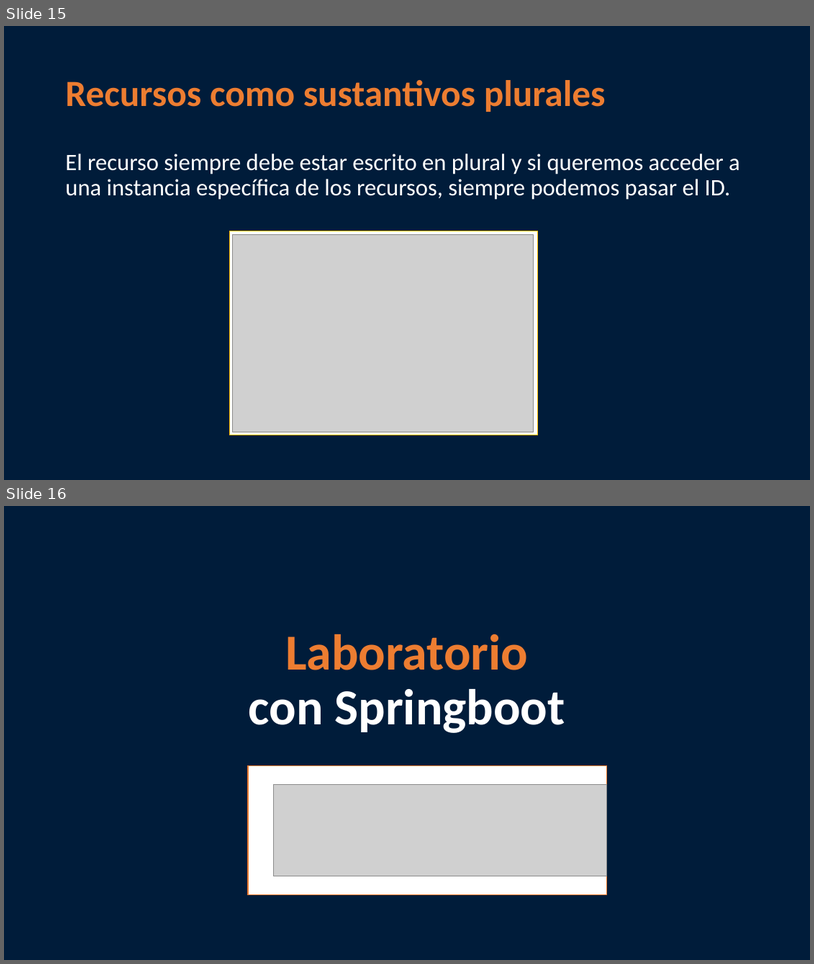
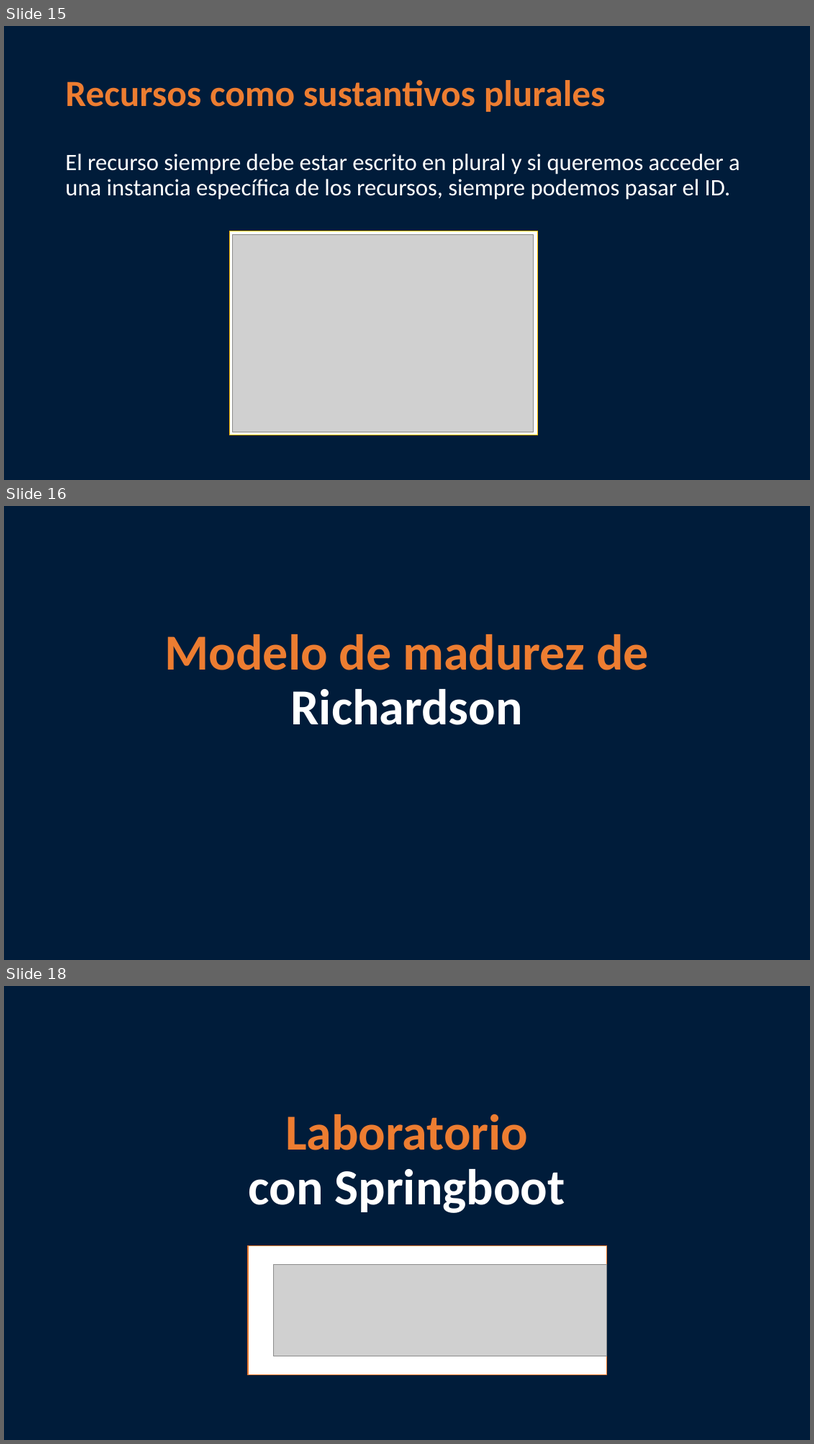
Before and after one commit to miguel-armas-unmsm/demo-restful-api, a slide deck: theory/REST.pptx. Shown one above the other, each under a label of ours: slides 15 and 16 before the commit, slides 15, 16 and 18 after it; the slides between them are not shown. The pictures are 814x964 and 814x1444 pixels, drawn with LibreOffice and Linux fonts; fonts in the diff are those of the drawing; grey boxes stand for pictures. Boxes give left, top, right and bottom in pixels: in the first picture for what was removed or moved away, otherwise in the second. Text is boxed around its words. In the diff, an @@ line names an element or a change of style, - is before the commit and + after.

```diff
--- a/theory/REST.pptx
+++ b/theory/REST.pptx
@@ slide 16 added at (4, 506, 810, 960), background #001C3A @@
@@ title added at (165, 634, 649, 725), 60 pt, text #ED7D31, bold @@
+Modelo de madurez de
+Richardson
@@ what was slide 16 is now slide 18 @@
```
Also in this commit, not shown: 2 slides changed, 1 other slide added, 38 other files.
